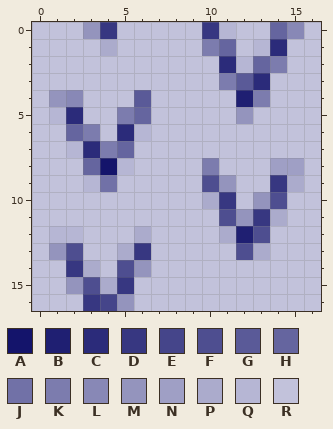
Edited in one commit: pixel-art sprite (images/rock-patterns/basalt.png). This is how it looked before the edit.
The file is 17x17 pixels.
Palette (. is transparent): A #14146b  B #1f1f72  C #2b2b7a  D #373781  E #45458a  F #4e4e90  G #5a5a98  H #65659f  J #7171a7  K #7c7cae  L #8888b6  M #9494bd  N #9f9fc5  P #ababcc  Q #b6b6d4  R #c2c2db
Pixels before, first column x 0:
 0 RRRMDRRRRRDQRRHLR
 1 RRRRPRRRRRKHRQCRR
 2 RRRRRRRRRRRCQHKRR
 3 RRRRRRRRRRRKGCRRR
 4 RMLRRRGRRRRRBKRRR
 5 RQCRRKHRRRRRMRRRR
 6 RRHKRCQRRRRRRRRRR
 7 RRQCKHRRRRRRRRRRR
 8 RRRHAQRRRRKRRRNNR
 9 RRRQJRRRRRFMRRDPR
10 RRRRRRRRRRPDRMFRR
11 RRRRRRRRRRRFMDPRR
12 RQQRRRPRRRRPBFRRR
13 RMFRRPDRRRRRFPRRR
14 RRDPRFMRRRRRRRRRR
15 RRMFPDRRRRRRRRRRR
16 RRRDEMRRRRRRRRRRR
New version:
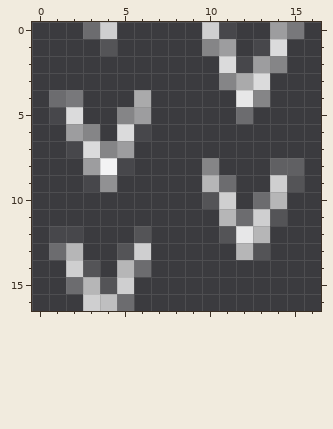
Difference:
{"colour":"A","old":"#14146b","new":"#f3f3f4"}
{"colour":"B","old":"#1f1f72","new":"#e7e7e8"}
{"colour":"C","old":"#2b2b7a","new":"#dbdbdc"}
{"colour":"D","old":"#373781","new":"#cfcfd0"}
{"colour":"E","old":"#45458a","new":"#bfbfc0"}
{"colour":"F","old":"#4e4e90","new":"#b6b6b7"}
{"colour":"G","old":"#5a5a98","new":"#aaaaab"}
{"colour":"H","old":"#65659f","new":"#9d9d9f"}
{"colour":"J","old":"#7171a7","new":"#919193"}
{"colour":"K","old":"#7c7cae","new":"#858587"}
{"colour":"L","old":"#8888b6","new":"#78787b"}
{"colour":"M","old":"#9494bd","new":"#6c6c6f"}
{"colour":"N","old":"#9f9fc5","new":"#606063"}
{"colour":"P","old":"#ababcc","new":"#545457"}
{"colour":"Q","old":"#b6b6d4","new":"#47474b"}
{"colour":"R","old":"#c2c2db","new":"#3b3b3f"}
